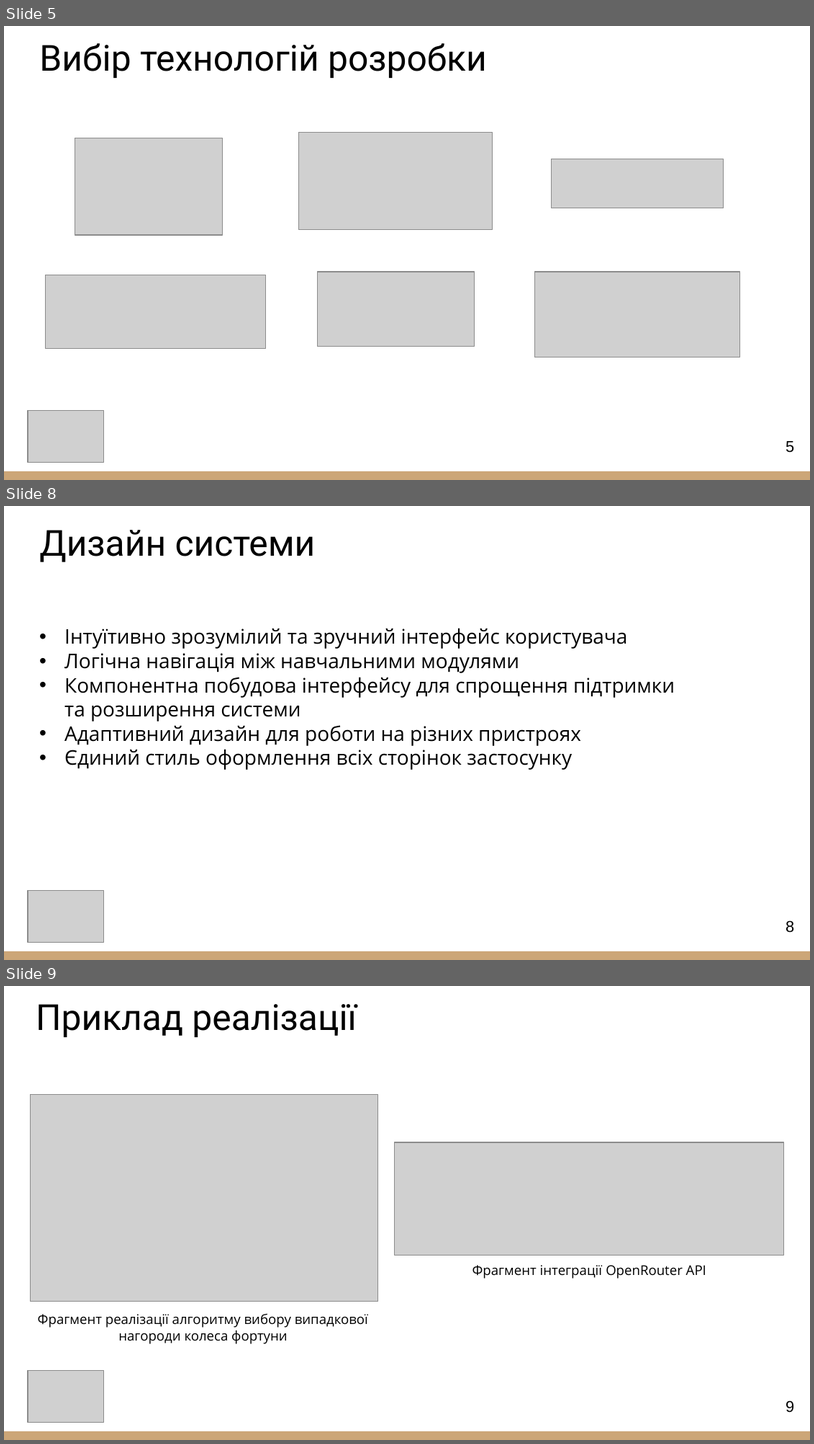
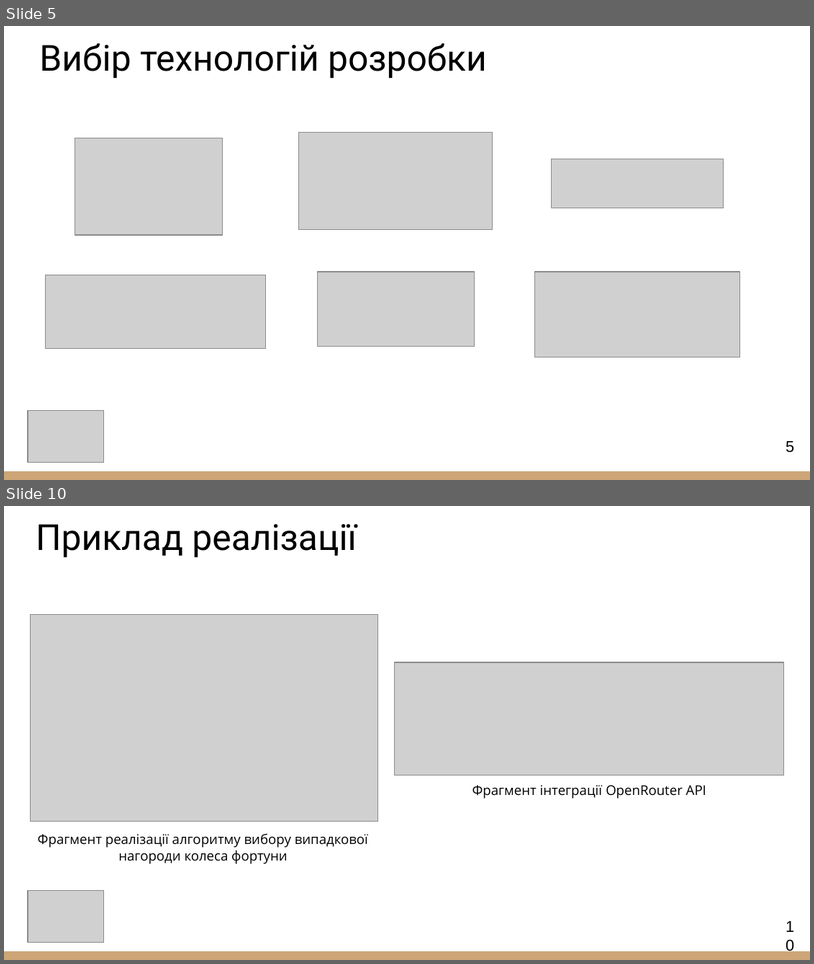
Before and after one commit to NureMiachKateryna/2026_B_PI_PZPI-22-9_Miach_K_O, a slide deck: 2026_Б_ПІ_ПЗПІ-22-9_М'яч_К_О.pptx. Shown one above the other, each under a label of ours: slides 5, 8 and 9 before the commit, slides 5 and 10 after it; the slides between them are not shown. The pictures are 814x1444 and 814x964 pixels, drawn with LibreOffice and Linux fonts; fonts in the diff are those of the drawing; grey boxes stand for pictures. Boxes give left, top, right and bottom in pixels: in the first picture for what was removed or moved away, otherwise in the second. Text is boxed around its words. In the diff, an @@ line names an element or a change of style, - is before the commit and + after.

```diff
--- a/2026_Б_ПІ_ПЗПІ-22-9_М'яч_К_О.pptx
+++ b/2026_Б_ПІ_ПЗПІ-22-9_М'яч_К_О.pptx
@@ slide 8 removed at [4,506,810,960], background #FFFFFF; not listed: 1 template element that a slide beside it also shows @@
@@ title removed at [39,530,316,562] @@
-Дизайн системи
@@ text removed at [64,628,675,770] @@
-• Інтуїтивно зрозумілий та зручний інтерфейс користувача
-• Логічна навігація між навчальними модулями
-• Компонентна побудова інтерфейсу для спрощення підтримки та розширення системи
-• Адаптивний дизайн для роботи на різних пристроях
-• Єдиний стиль оформлення всіх сторінок застосунку
@@ picture removed at [27,890,103,942] @@
@@ page number removed at [786,920,795,932] @@
-8
@@ what was slide 9 is now slide 10 @@
@@ page number at [786,920,795,932]: text changed @@
-9
+10
```
Also in this commit, not shown: 2 slides changed, 4 slides added, 2 other slides removed.
